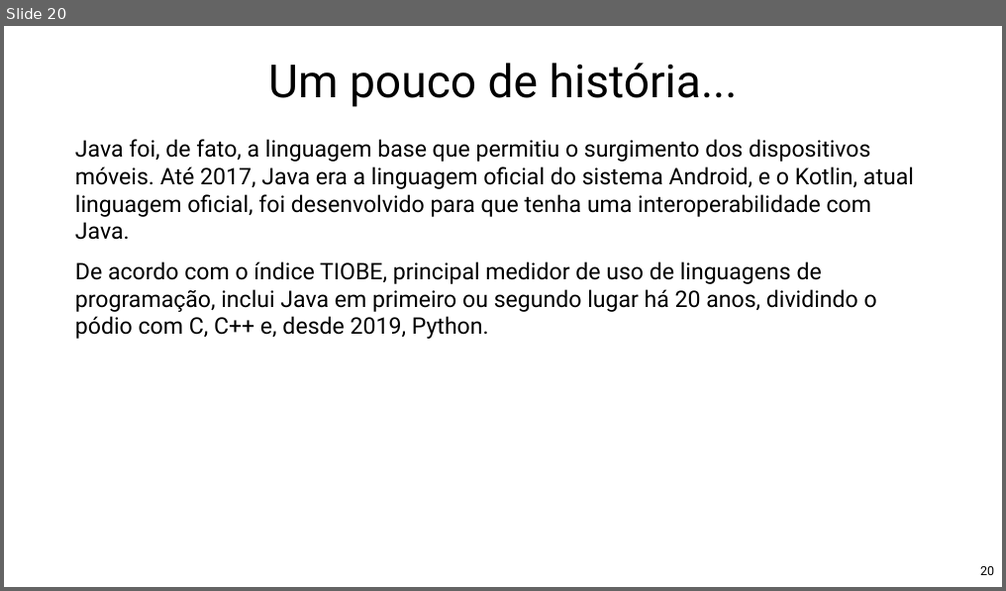
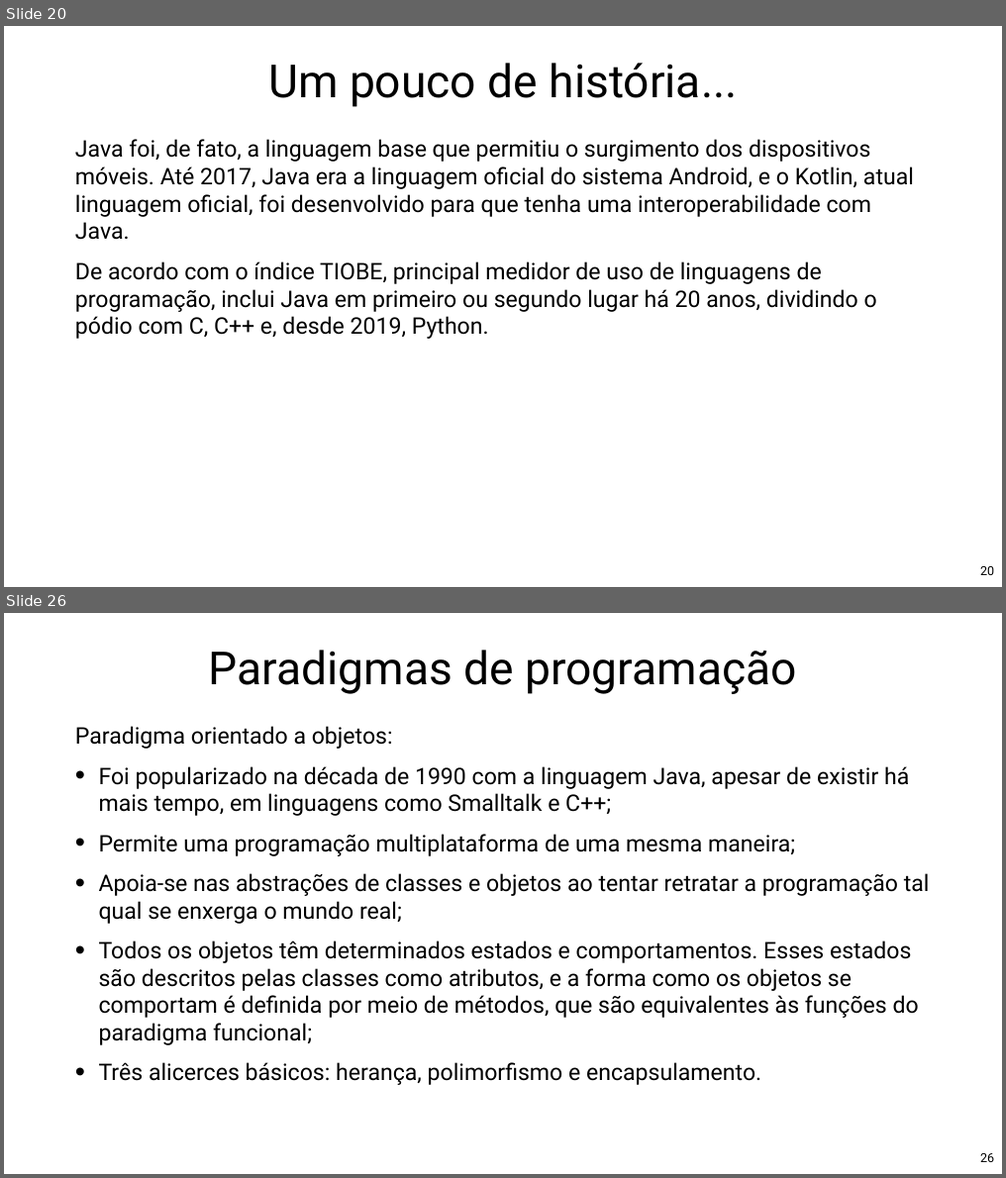
Before and after one commit to Pedrorocha13/2021.1-progoo, a slide deck: materiais/slides.pptx. Shown one above the other, each under a label of ours: slide 20 before the commit, slides 20 and 26 after it; the slides between them are not shown. The pictures are 1006x591 and 1006x1178 pixels, drawn with LibreOffice and Linux fonts; fonts in the diff are those of the drawing; background and template pictures are left out. Boxes give left, top, right and bottom in pixels: in the first picture for what was removed or moved away, otherwise in the second. Text is boxed around its words. In the diff, an @@ line names an element or a change of style, - is before the commit and + after.

```diff
--- a/materiais/slides.pptx
+++ b/materiais/slides.pptx
@@ slide 26 added at <box>4,613,1002,1174</box>, background picture (left out) @@
@@ title added at <box>209,650,796,694</box>, 88 pt, text #000000 @@
+Paradigmas de programação
@@ text added at <box>75,726,930,1085</box>, 44 pt, text #000000 @@
+Paradigma orientado a objetos:
+• Foi popularizado na década de 1990 com a linguagem Java, apesar de existir há mais tempo, em linguagens como Smalltalk e C++;
+• Permite uma programação multiplataforma de uma mesma maneira;
+• Apoia-se nas abstrações de classes e objetos ao tentar retratar a programação tal qual se enxerga o mundo real;
+• Todos os objetos têm determinados estados e comportamentos. Esses estados são descritos pelas classes como atributos, e a forma como os objetos se comportam é definida por meio de métodos, que são equivalentes às funções do paradigma funcional;
+• Três alicerces básicos: herança, polimorfismo e encapsulamento.
@@ page number added at <box>980,1154,994,1162</box>, 24 pt, text #000000 @@
+26
```
Also in this commit, not shown: 1 slide changed, 5 other slides added, 9 other files.
